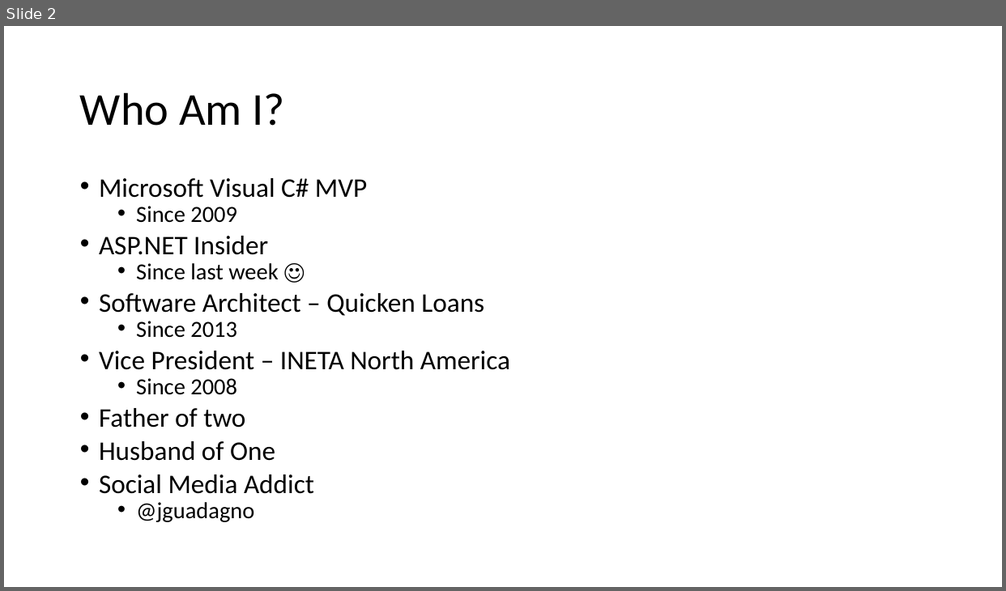
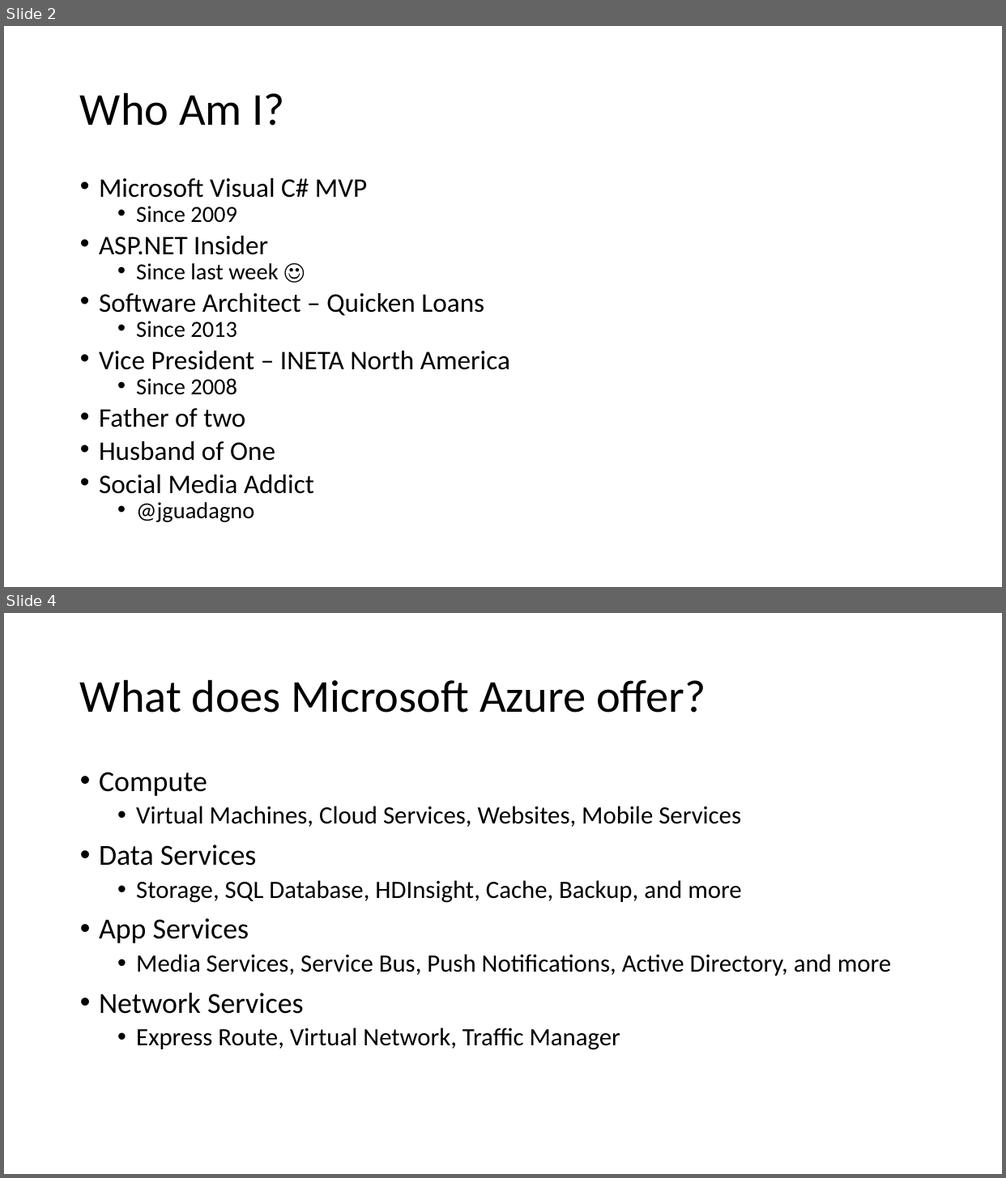
Before and after one commit to jguadagno/AzurePhotos, a slide deck: Azure Cloud Services.pptx. Shown one above the other, each under a label of ours: slide 2 before the commit, slides 2 and 4 after it; the slides between them are not shown. The pictures are 1006x591 and 1006x1178 pixels, drawn with LibreOffice and Linux fonts; fonts in the diff are those of the drawing. Boxes give left, top, right and bottom in pixels: in the first picture for what was removed or moved away, otherwise in the second. Text is boxed around its words. In the diff, an @@ line names an element or a change of style, - is before the commit and + after.

```diff
--- a/Azure Cloud Services.pptx
+++ b/Azure Cloud Services.pptx
@@ slide 4 added at (4,613,1002,1174), background #FFFFFF @@
@@ title added at (80,679,705,713), 44 pt, text #000000 @@
+What does Microsoft Azure offer?
@@ text added at (99,772,891,1050), 24 pt, text #000000 @@
+• Compute
+  • Virtual Machines, Cloud Services, Websites, Mobile Services
+• Data Services
+  • Storage, SQL Database, HDInsight, Cache, Backup, and more
+• App Services
+  • Media Services, Service Bus, Push Notifications, Active Directory, and more
+• Network Services
+  • Express Route, Virtual Network, Traffic Manager
```
Also in this commit, not shown: 2 slides changed, 22 other slides added.
